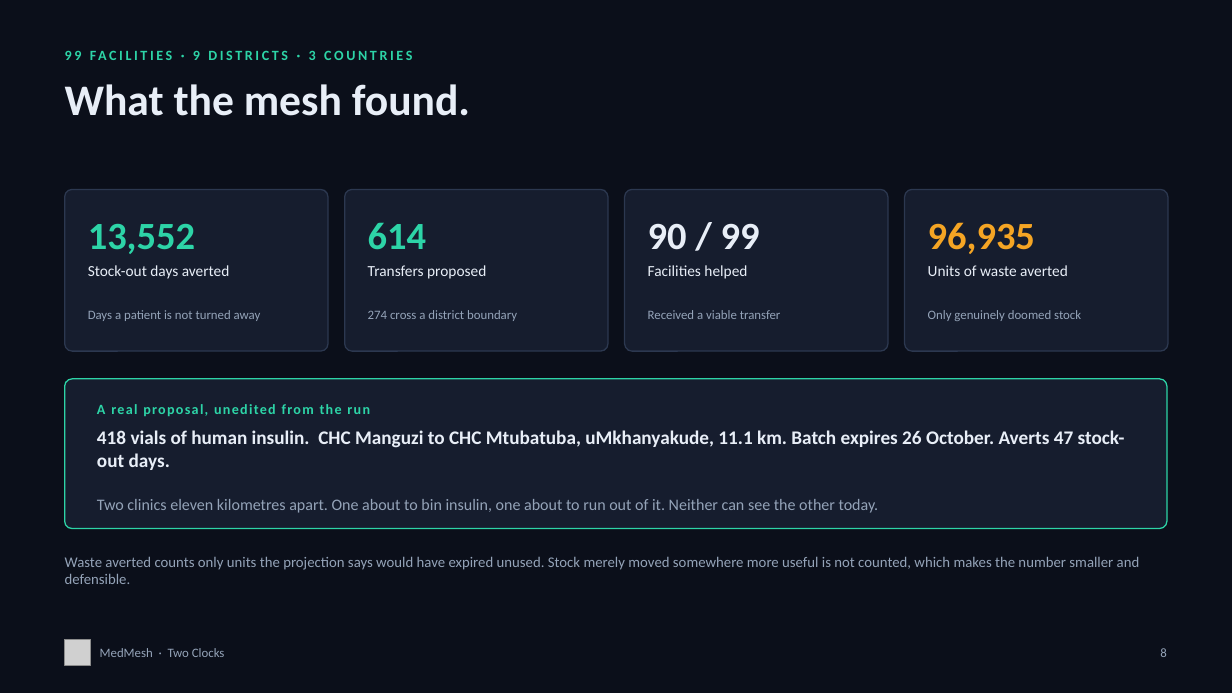
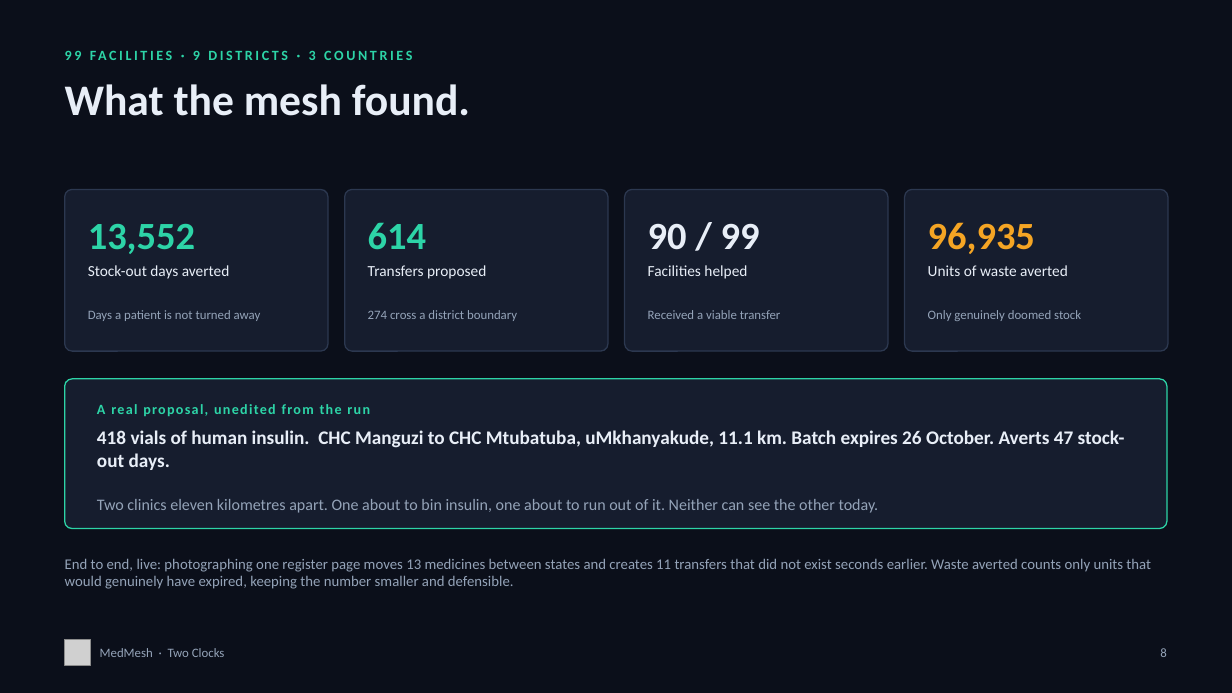
Before and after one commit to Baralashutosh/GOOGLE-HACKATHON, a slide deck: slide 8 of pitch/MedMesh-TwoClocks.pptx. Drawn at 1232x693 pixels with LibreOffice and Linux fonts; fonts in the diff are those of the drawing; grey boxes stand for pictures. Boxes give left, top, right and bottom in pixels: in the first picture for what was removed or moved away, otherwise in the second. Text is boxed around its words. In the diff, an @@ line names an element or a change of style, - is before the commit and + after.

```diff
--- a/pitch/MedMesh-TwoClocks.pptx
+++ b/pitch/MedMesh-TwoClocks.pptx
@@ text at [65, 558, 1151, 589]: text changed @@
-Waste averted counts only units the projection says would have expired unused. Stock merely moved somewhere more useful is not counted, which makes the number smaller and defensible.
+End to end, live: photographing one register page moves 13 medicines between states and creates 11 transfers that did not exist seconds earlier. Waste averted counts only units that would genuinely have expired, keeping the number smaller and defensible.
```
Also in this commit, not shown: 1 other slide changed, 1 other file.
